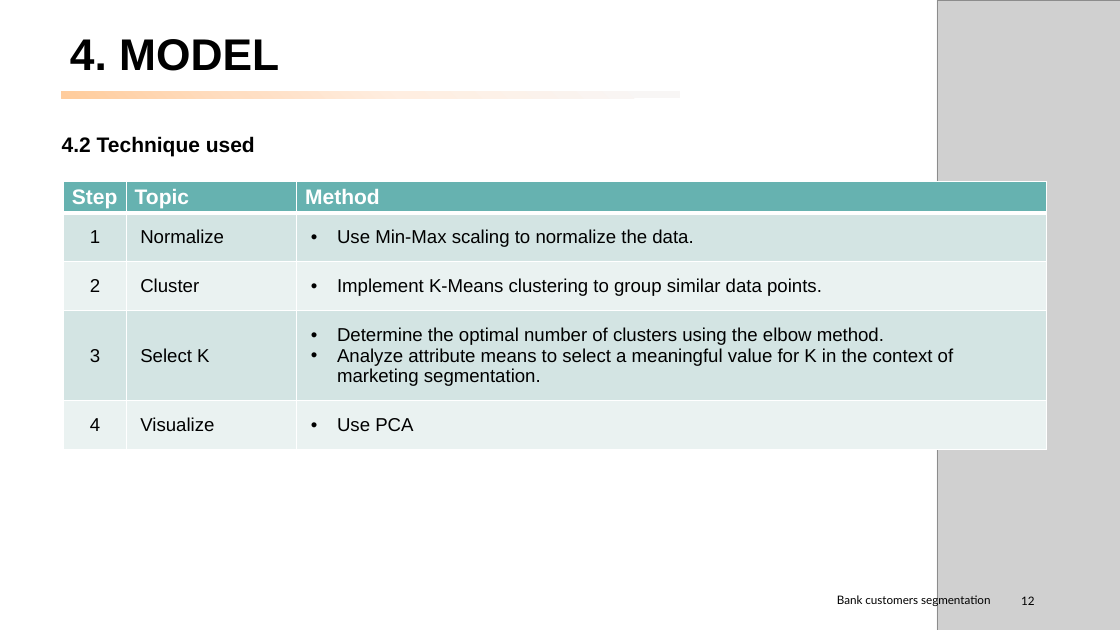
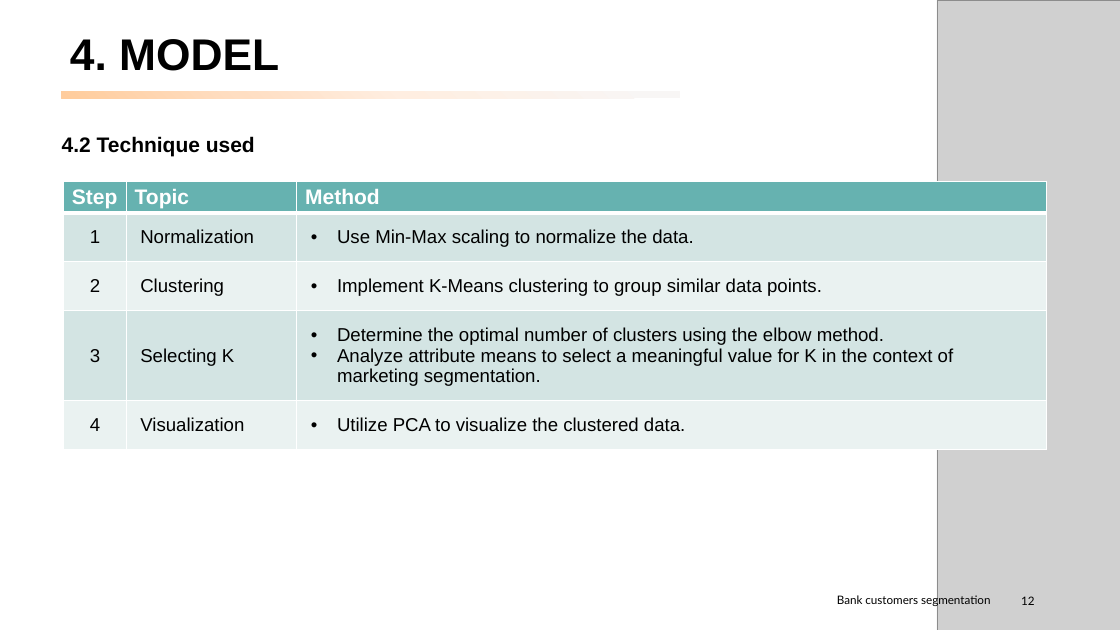
Before and after one commit to peerapat-t/Banking-customer-segmentation, a slide deck: slide 12 of banking customer segmentation.pptx. Drawn at 1120x630 pixels with LibreOffice and Linux fonts; fonts in the diff are those of the drawing; grey boxes stand for pictures. Boxes give left, top, right and bottom in pixels: in the first picture for what was removed or moved away, otherwise in the second. Text is boxed around its words. In the diff, an @@ line names an element or a change of style, - is before the commit and + after.

```diff
--- a/banking customer segmentation.pptx
+++ b/banking customer segmentation.pptx
@@ table at (x1=64, y1=181, x2=1047, y2=461) @@
-row 2, column 2: Normalize
+row 2, column 2: Normalization
-row 3, column 2: Cluster
+row 3, column 2: Clustering
-row 4, column 2: Select K
+row 4, column 2: Selecting K
-row 5, column 2: Visualize
+row 5, column 2: Visualization
-row 5, column 3: Use PCA
+row 5, column 3: Utilize PCA to visualize the clustered data.
```
Also in this commit, not shown: 2 other files.
